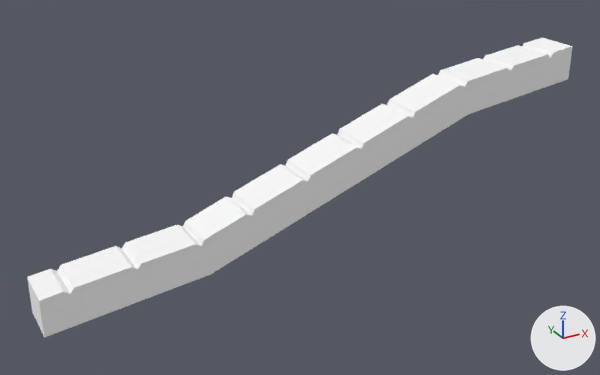
A saved change to the glTF model kits/missing/modular_terrain_2.0/Path_Edging_Stones_Incline_Gentle_1x4.glb.
Camera for both pictures: a 50 mm lens placed at (-267.0, -448.0, 276.0), pointed at (-19.0, 4.0, 50.0). Lighting does not change. The marker at lower right points along +X, +Y and +Z. The older version comes first. Vertices at exactly the same position are counted once.

Before the edit, the objects in view are built like this:
```python
me_mesh_0 = bpy.data.meshes.new('Mesh_0')
me_mesh_0.from_pydata(...)  # 90 vertices, 172 faces; spans x -200.0..200.0, y -16.0..16.0, z 0.0..125.0
me_mesh_0.materials.append(mat_path_edging_stones_incline_gentle_1x4)  # white #f8f8f8
ob_path_edging_stones_incline_gentle_1x4 = bpy.data.objects.new('Path_Edging_Stones_Incline_Gentle_1x4', me_mesh_0)
ob_path_edging_stones_incline_gentle_1x4.location = (0.0, 0.0, 0.0)
```
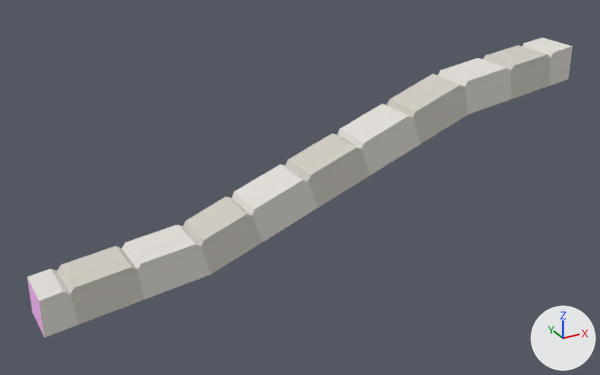
Edits to the scene script, one JSON object a line:
```json
{"op": "add", "block": "mat_path_edging_stones_incline_gentle_1x4_003", "code": ["mat_path_edging_stones_incline_gentle_1x4_003 = principled_material('Path_Edging_Stones_Incline_Gentle_1x4.003')", "mat_path_edging_stones_incline_gentle_1x4_003.base_color = (1.0, 0.517, 1.0)  # pink #ffbeff", "mat_path_edging_stones_incline_gentle_1x4_003.roughness = 1.0"]}
{"op": "add", "block": "mat_path_edging_stones_incline_gentle_1x4_002", "code": ["mat_path_edging_stones_incline_gentle_1x4_002 = principled_material('Path_Edging_Stones_Incline_Gentle_1x4.002')", "mat_path_edging_stones_incline_gentle_1x4_002.base_color = (0.632, 0.605, 0.548)  # light grey #d0ccc3", "mat_path_edging_stones_incline_gentle_1x4_002.roughness = 1.0"]}
{"op": "add", "block": "mat_path_edging_stones_incline_gentle_1x4_001", "code": ["mat_path_edging_stones_incline_gentle_1x4_001 = principled_material('Path_Edging_Stones_Incline_Gentle_1x4.001')", "mat_path_edging_stones_incline_gentle_1x4_001.base_color = (0.759, 0.73, 0.687)  # light grey #e2ded8", "mat_path_edging_stones_incline_gentle_1x4_001.roughness = 1.0"]}
{"block": "me_mesh_0", "where": "me_mesh_0.from_pydata(...)  # 90 vertices, 172 faces; spans x -200.0..200.0, y -16.0..16.0, z 0.0..125.0"}
{"block": "me_mesh_0", "where": "# used by ob_path_edging_stones_incline_gentle_1x4; location = (0.0, 0.0, 0.0)"}
{"block": "me_mesh_0", "change": "me_mesh_0 part 1"}
{"block": "me_mesh_0", "change": "6 faces are deleted"}
{"block": "me_mesh_0", "change": "3 new faces join them, mat_path_edging_stones_incline_gentle_1x4_001 (light grey #e2ded8)"}
{"block": "me_mesh_0", "change": "3 new faces join them, mat_path_edging_stones_incline_gentle_1x4_002 (light grey #d0ccc3)"}
{"block": "me_mesh_0", "change": "me_mesh_0 part 2: 73 faces spanning x -200.0..200.0, y -16.0..16.0, z 0.0..125.0 switch from mat_path_edging_stones_incline_gentle_1x4 (white #f8f8f8) to mat_path_edging_stones_incline_gentle_1x4_001 (light grey #e2ded8)"}
{"block": "me_mesh_0", "change": "me_mesh_0 part 3: 67 faces spanning x -182.0..182.0, y -16.0..16.0, z 3.0..122.0 switch from mat_path_edging_stones_incline_gentle_1x4 (white #f8f8f8) to mat_path_edging_stones_incline_gentle_1x4_002 (light grey #d0ccc3)"}
{"block": "me_mesh_0", "change": "me_mesh_0 part 4: 4 faces spanning x -200.0..200.0, y -16.0..16.0, z 0.0..125.0 switch from mat_path_edging_stones_incline_gentle_1x4 (white #f8f8f8) to mat_path_edging_stones_incline_gentle_1x4_003 (pink #ffbeff)"}
```

What differs and where, as boxes (x1, y1, x2, y2) in the pictures (600 x 375 px; the box of a moved part takes in the faces that stretch with it):
```json
{"part": 1, "of": "me_mesh_0", "change": "moved or reshaped", "before": [522, 43, 540, 52], "after": [522, 43, 540, 52]}
{"part": 2, "of": "me_mesh_0", "change": "recoloured", "before": [27, 38, 573, 338], "after": [27, 38, 573, 338]}
{"part": 3, "of": "me_mesh_0", "change": "recoloured", "before": [57, 45, 551, 324], "after": [57, 45, 551, 324]}
{"part": 4, "of": "me_mesh_0", "change": "recoloured", "before": [27, 278, 44, 336], "after": [27, 278, 44, 336], "on screen": "white to pink"}
```
